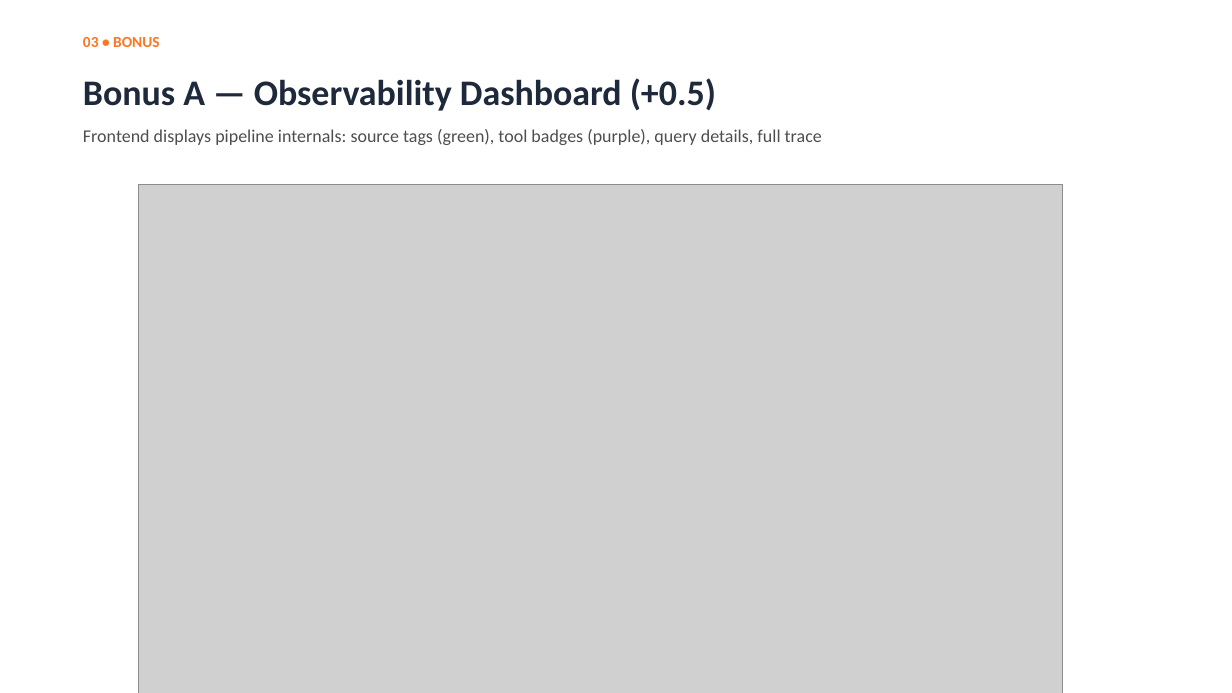
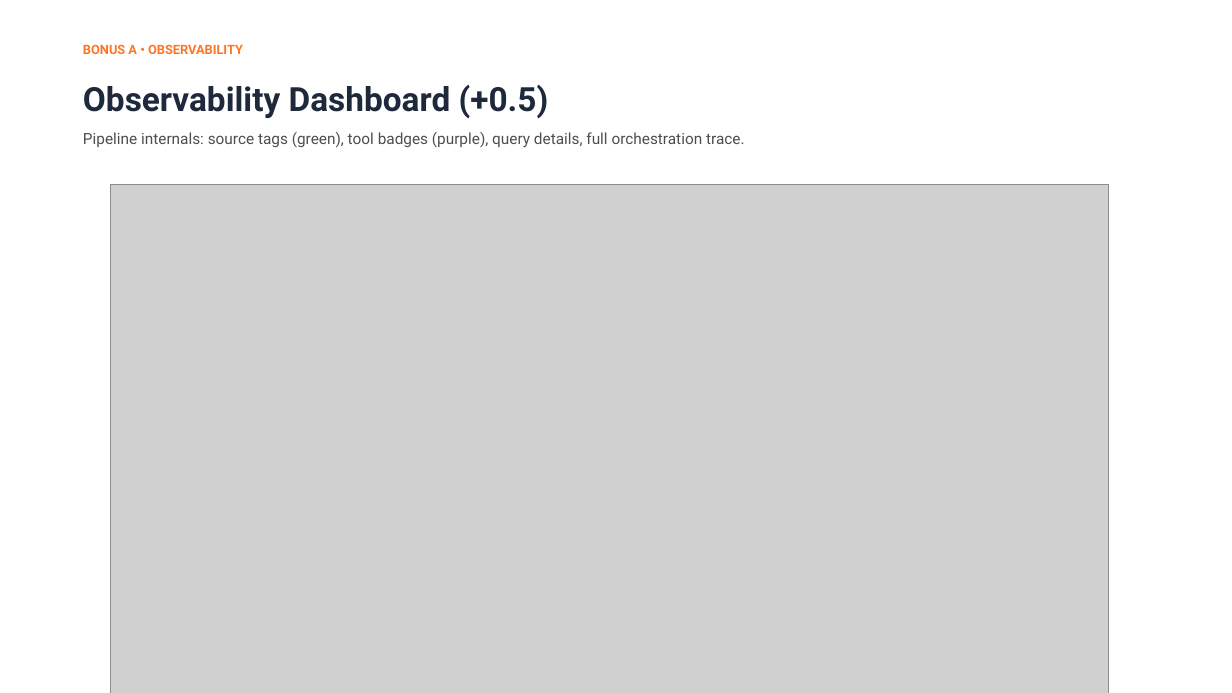
Before and after one commit to NguyenHuuDinh135/G9-W4, a slide deck: slide 13 of slides/W4_presentation.pptx (slide 11 before the commit). Drawn at 1232x693 pixels with LibreOffice and Linux fonts; fonts in the diff are those of the drawing; grey boxes stand for pictures. Boxes give left, top, right and bottom in pixels: in the first picture for what was removed or moved away, otherwise in the second. Text is boxed around its words. In the diff, an @@ line names an element or a change of style, - is before the commit and + after.

```diff
--- a/slides/W4_presentation.pptx
+++ b/slides/W4_presentation.pptx
@@ text at <box>83,44,243,54</box>: text changed; size 12 to 10 pt; font Calibri to Roboto @@
-03 • BONUS
+BONUS A • OBSERVABILITY
@@ text at <box>83,85,549,119</box>: text changed; size 28 to 26 pt; font Calibri to Roboto @@
-Bonus A — Observability Dashboard (+0.5)
+Observability Dashboard (+0.5)
@@ text at <box>83,132,745,148</box>: text changed; size 14 to 12 pt; font Calibri to Roboto @@
-Frontend displays pipeline internals: source tags (green), tool badges (purple), query details, full trace
+Pipeline internals: source tags (green), tool badges (purple), query details, full orchestration trace.
@@ picture: place and size @@
-picture at <box>139,185,1063,693</box>
+picture at <box>111,185,1109,693</box>
```
Also in this commit, not shown: 13 other slides changed, 2 slides added, 1 other file.
